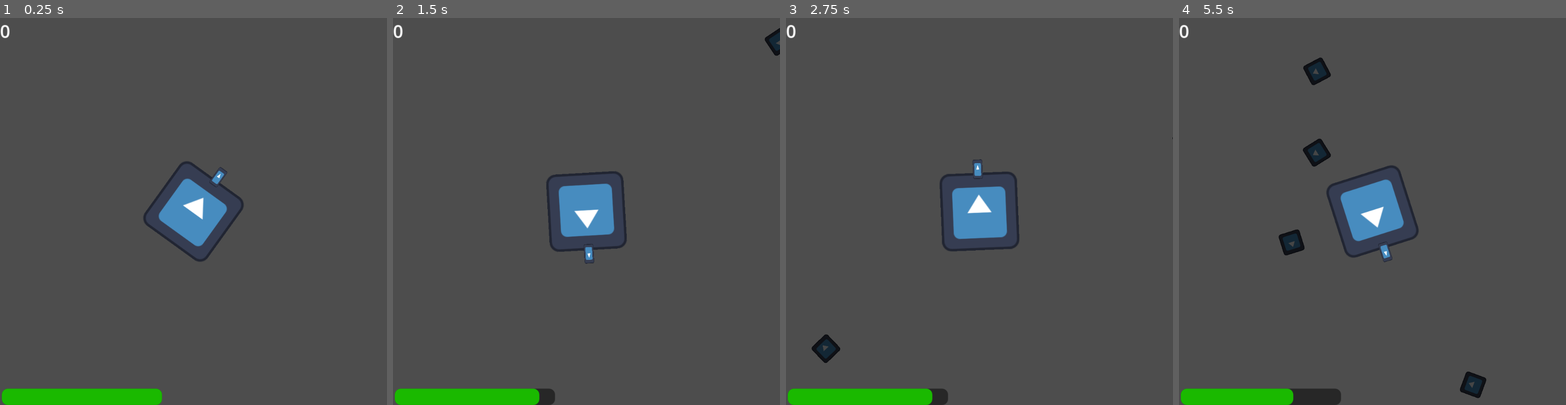
Above: before the commit, frames 1-4 (left to right).
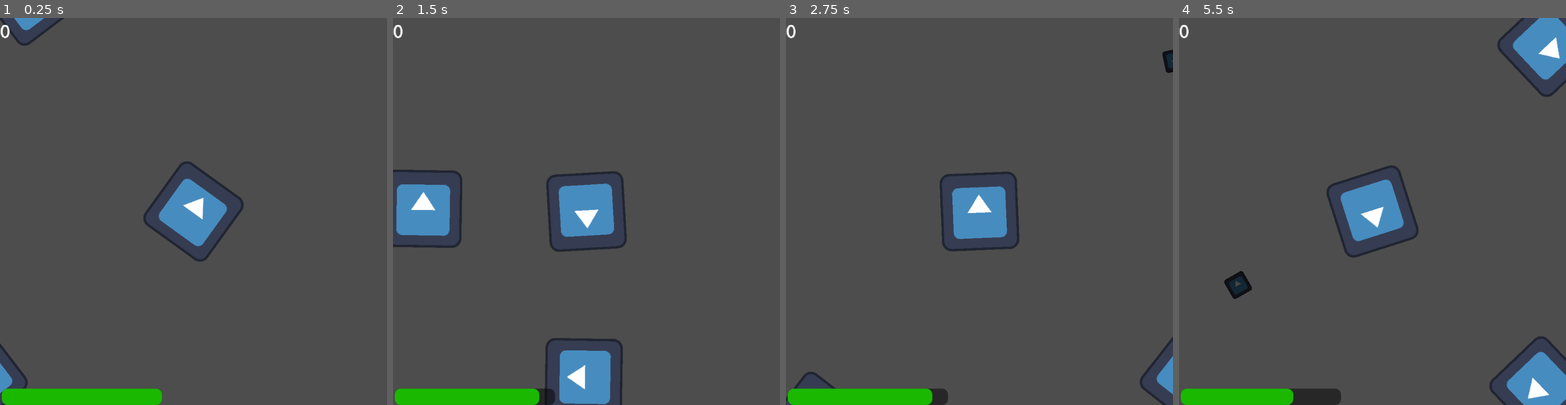
Above: after the commit, the same moments.

Repository: Wife-Haver/JuniperDevJam
Game: Godot game, scene res://Scenes/main.tscn
The game is run twice, just before and just after one commit, with the same random seed, the same clock (stepped at 60 frames per second) and the same inputs. The engine's default icon, where the game draws it, is replaced by a stand-in: a white triangle on a blue panel in a dark square.
Inputs:
- Up to frame 1 (0.25 s): no input
- Up to frame 2 (1.5 s): tap L (blah) at 0.6 s; tap Q (flip_spin) at 1.35 s
- Up to frame 3 (2.75 s): tap Space (shoot) at 2.1 s
- Up to frame 4 (5.5 s): tap L (blah) at 2.85, 5.1 s; hold Q (flip_spin) 3.53-4.28 s; tap Space (shoot) at 4.35 s

The runs differ from the first frame. In frame 1, 0.6% of the frame differs, in the area x 0-59%, y 0-100%; in frame 2, 4.6%; in frame 3, 1.1%; in frame 4, 5.2%, in the area x 0-100%, y 0-100%.

Commit message:
enemy ships setup
-enemy ships setup

Diff:
--- /dev/null
+++ b/Scenes/enemy_ship.tscn
@@ -0,0 +1,123 @@
+[gd_scene format=3 uid="uid://cw50bwyh58w3l"]
+
+[ext_resource type="Script" uid="uid://m3f1bgml30xd" path="res://Scripts/enemy_ship.gd" id="1_fqvla"]
+[ext_resource type="Texture2D" uid="uid://bf3o57s62bg5c" path="res://icon.svg" id="2_fqvla"]
+
+[sub_resource type="CircleShape2D" id="CircleShape2D_csf4i"]
+radius = 74.330345
+
+[sub_resource type="Animation" id="Animation_38hgn"]
+length = 0.001
+tracks/0/type = "bezier"
+tracks/0/imported = false
+tracks/0/enabled = true
+tracks/0/path = NodePath("Sprite2D:modulate:r")
+tracks/0/interp = 1
+tracks/0/loop_wrap = true
+tracks/0/keys = {
+"handle_modes": PackedInt32Array(0),
+"points": PackedFloat32Array(1, -0.1, 0, 0.1, 0),
+"times": PackedFloat32Array(0)
+}
+tracks/1/type = "bezier"
+tracks/1/imported = false
+tracks/1/enabled = true
+tracks/1/path = NodePath("Sprite2D:modulate:g")
+tracks/1/interp = 1
+tracks/1/loop_wrap = true
+tracks/1/keys = {
+"handle_modes": PackedInt32Array(0),
+"points": PackedFloat32Array(1, -0.1, 0, 0.1, 0),
+"times": PackedFloat32Array(0)
+}
+tracks/2/type = "bezier"
+tracks/2/imported = false
+tracks/2/enabled = true
+tracks/2/path = NodePath("Sprite2D:modulate:b")
+tracks/2/interp = 1
+tracks/2/loop_wrap = true
+tracks/2/keys = {
+"handle_modes": PackedInt32Array(0),
+"points": PackedFloat32Array(1, -0.1, 0, 0.1, 0),
+"times": PackedFloat32Array(0)
+}
+tracks/3/type = "bezier"
+tracks/3/imported = false
+tracks/3/enabled = true
+tracks/3/path = NodePath("Sprite2D:modulate:a")
+tracks/3/interp = 1
+tracks/3/loop_wrap = true
+tracks/3/keys = {
+"handle_modes": PackedInt32Array(0),
+"points": PackedFloat32Array(1, -0.1, 0, 0.1, 0),
+"times": PackedFloat32Array(0)
+}
+
+[sub_resource type="Animation" id="Animation_fqvla"]
+resource_name = "hit"
+length = 0.4
+tracks/0/type = "bezier"
+tracks/0/imported = false
+tracks/0/enabled = true
+tracks/0/path = NodePath("Sprite2D:modulate:r")
+tracks/0/interp = 1
+tracks/0/loop_wrap = true
+tracks/0/keys = {
+"handle_modes": PackedInt32Array(0, 2, 0),
+"points": PackedFloat32Array(1, -0.1, 0, 0.1, 0, 1, -0.033333335, 0, 0, 0, 1, -0.1, 0, 0.1, 0),
+"times": PackedFloat32Array(0, 0.2, 0.4)
+}
+tracks/1/type = "bezier"
+tracks/1/imported = false
+tracks/1/enabled = true
+tracks/1/path = NodePath("Sprite2D:modulate:g")
+tracks/1/interp = 1
+tracks/1/loop_wrap = true
+tracks/1/keys = {
+"handle_modes": PackedInt32Array(0, 2, 0),
+"points": PackedFloat32Array(1, -0.1, 0, 0.1, 0, 0, -0.033333335, 0.16666667, 0, 0, 1, -0.1, 0, 0.1, 0),
+"times": PackedFloat32Array(0, 0.2, 0.4)
+}
+tracks/2/type = "bezier"
+tracks/2/imported = false
+tracks/2/enabled = true
+tracks/2/path = NodePath("Sprite2D:modulate:b")
+tracks/2/interp = 1
+tracks/2/loop_wrap = true
+tracks/2/keys = {
+"handle_modes": PackedInt32Array(0, 2, 0),
+"points": PackedFloat32Array(1, -0.1, 0, 0.1, 0, 0, -0.033333335, 0.16666667, 0, 0, 1, -0.1, 0, 0.1, 0),
+"times": PackedFloat32Array(0, 0.2, 0.4)
+}
+tracks/3/type = "bezier"
+tracks/3/imported = false
+tracks/3/enabled = true
+tracks/3/path = NodePath("Sprite2D:modulate:a")
+tracks/3/interp = 1
+tracks/3/loop_wrap = true
+tracks/3/keys = {
+"handle_modes": PackedInt32Array(0, 2, 0),
+"points": PackedFloat32Array(1, -0.1, 0, 0.1, 0, 1, -0.033333335, 0, 0, 0, 1, -0.1, 0, 0.1, 0),
+"times": PackedFloat32Array(0, 0.2, 0.4)
+}
+
+[sub_resource type="AnimationLibrary" id="AnimationLibrary_38hgn"]
+_data = {
+&"RESET": SubResource("Animation_38hgn"),
+&"hit": SubResource("Animation_fqvla")
+}
+
+[node name="EnemyShip" type="Area2D" unique_id=120402884 node_paths=PackedStringArray("animation_player")]
+collision_layer = 8
+collision_mask = 2
+script = ExtResource("1_fqvla")
+animation_player = NodePath("AnimationPlayer")
+
+[node name="Sprite2D" type="Sprite2D" parent="." unique_id=1129630495]
+texture = ExtResource("2_fqvla")
+
+[node name="CollisionShape2D" type="CollisionShape2D" parent="." unique_id=1553780021]
+shape = SubResource("CircleShape2D_csf4i")
+
+[node name="AnimationPlayer" type="AnimationPlayer" parent="." unique_id=913587243]
+libraries/ = SubResource("AnimationLibrary_38hgn")
--- a/Scenes/main.tscn
+++ b/Scenes/main.tscn
@@ -3,13 +3,21 @@
 [ext_resource type="Script" uid="uid://c28yum4c5v4ig" path="res://Scripts/MainGameScene/main.gd" id="1_8gbba"]
 [ext_resource type="Script" uid="uid://c6b3m7mmlplaj" path="res://Scripts/MainGameScene/asteroid_spawner.gd" id="1_bo1nx"]
 [ext_resource type="PackedScene" uid="uid://bgpj1j7vpry5s" path="res://Scenes/player.tscn" id="1_jjgbg"]
+[ext_resource type="Script" uid="uid://c8ggaexc1iq50" path="res://Scripts/enemy_ship_spawner.gd" id="3_21xkr"]
 [ext_resource type="PackedScene" uid="uid://bvsy4p2ugn5ha" path="res://Scenes/ui.tscn" id="4_jjvhh"]
+[ext_resource type="PackedScene" uid="uid://cw50bwyh58w3l" path="res://Scenes/enemy_ship.tscn" id="5_kry3j"]
 
 [sub_resource type="Curve2D" id="Curve2D_jjgbg"]
 _data = {
 "points": PackedVector2Array(0, 0, 0, 0, -34, -34, 0, 0, 0, 0, 689, -27, 0, 0, 0, 0, 688, 661, 0, 0, 0, 0, -32, 660, 0, 0, 0, 0, -34, -34)
 }
 point_count = 5
+
+[sub_resource type="Curve2D" id="Curve2D_jjvhh"]
+_data = {
+"points": PackedVector2Array(0, 0, 0, 0, 50, -108, 0, 0, 0, 0, 50, 753, 0, 0, 0, 0, 596, 756, 0, 0, 0, 0, 603, -105, 0, 0, 0, 0, 51, -105, 0, 0, 0, 0, 50, -108)
+}
+point_count = 6
 
 [node name="Main" type="Node2D" unique_id=2091276514]
 script = ExtResource("1_8gbba")
@@ -18,24 +26,59 @@
 
 [node name="AsteroidSpawner" type="Node" parent="Scripts" unique_id=833771969 node_paths=PackedStringArray("spawner_pos")]
 script = ExtResource("1_bo1nx")
-spawner_pos = NodePath("../../SpawnerPath/SpawnerPos")
+spawner_pos = NodePath("../../Paths/AsteroidPath/AsteroidPos")
 
 [node name="SpawnTimer" type="Timer" parent="Scripts/AsteroidSpawner" unique_id=466107144]
+wait_time = 2.0
 autostart = true
+
+[node name="EnemyShipSpawner" type="Node" parent="Scripts" unique_id=1583410076 node_paths=PackedStringArray("enemy_ship_1", "path_pos_1", "enemy_ship_2", "path_pos_2")]
+script = ExtResource("3_21xkr")
+enemy_ship_1 = NodePath("../../Paths/EnemyShipPath1/Pos/Ship1")
+path_pos_1 = NodePath("../../Paths/EnemyShipPath1/Pos")
+enemy_ship_2 = NodePath("../../Paths/EnemyShipPath2/Pos/Ship2")
+path_pos_2 = NodePath("../../Paths/EnemyShipPath2/Pos")
 
 [node name="Player" parent="." unique_id=1870216369 instance=ExtResource("1_jjgbg")]
 position = Vector2(320, 320)
-
-[node name="SpawnerPath" type="Path2D" parent="." unique_id=1154844031]
-position = Vector2(0, 7)
-curve = SubResource("Curve2D_jjgbg")
-
-[node name="SpawnerPos" type="PathFollow2D" parent="SpawnerPath" unique_id=1114359231]
-position = Vector2(-34, -34)
-rotation = 0.009681579
 
 [node name="CanvasLayer" type="CanvasLayer" parent="." unique_id=1044283163]
 
 [node name="UI" parent="CanvasLayer" unique_id=419821999 instance=ExtResource("4_jjvhh")]
 
+[node name="Paths" type="Node2D" parent="." unique_id=1288393525]
+
+[node name="AsteroidPath" type="Path2D" parent="Paths" unique_id=1154844031]
+visible = false
+position = Vector2(0, 7)
+curve = SubResource("Curve2D_jjgbg")
+
+[node name="AsteroidPos" type="PathFollow2D" parent="Paths/AsteroidPath" unique_id=1114359231]
+position = Vector2(-34, -34)
+rotation = 0.009681579
+
+[node name="EnemyShipPath1" type="Path2D" parent="Paths" unique_id=1745751599]
+curve = SubResource("Curve2D_jjvhh")
+
+[node name="Pos" type="PathFollow2D" parent="Paths/EnemyShipPath1" unique_id=1076986840]
+position = Vector2(50, -108)
+rotation = 1.5651467
+rotates = false
+
+[node name="Ship1" parent="Paths/EnemyShipPath1/Pos" unique_id=943472137 node_paths=PackedStringArray("player") instance=ExtResource("5_kry3j")]
+player = NodePath("../../../../Player")
+
+[node name="EnemyShipPath2" type="Path2D" parent="Paths" unique_id=482328991]
+position = Vector2(0, 644)
+rotation = -1.5707964
+curve = SubResource("Curve2D_jjvhh")
+
+[node name="Pos" type="PathFollow2D" parent="Paths/EnemyShipPath2" unique_id=416755538]
+position = Vector2(50, -108)
+rotation = 1.5651467
+rotates = false
+
+[node name="Ship2" parent="Paths/EnemyShipPath2/Pos" unique_id=120402884 node_paths=PackedStringArray("player") instance=ExtResource("5_kry3j")]
+player = NodePath("../../../../Player")
+
 [connection signal="timeout" from="Scripts/AsteroidSpawner/SpawnTimer" to="Scripts/AsteroidSpawner" method="_on_timeout"]
--- a/Scenes/player.tscn
+++ b/Scenes/player.tscn
@@ -33,10 +33,11 @@
 position = Vector2(0, -60)
 
 [node name="Sprite2D" type="Sprite2D" parent="Gun" unique_id=542659035]
-position = Vector2(0, -10)
+visible = false
+position = Vector2(0, 15)
 scale = Vector2(0.125, 0.2500001)
 texture = ExtResource("1_v0iea")
 
 [node name="GunBarrel" type="Marker2D" parent="Gun/Sprite2D" unique_id=992768062]
-position = Vector2(0, -71.99998)
+position = Vector2(0, 23.999992)
 gizmo_extents = 50.0
--- a/Scripts/asteroid.gd
+++ b/Scripts/asteroid.gd
@@ -17,6 +17,10 @@
 func _hit_player():
 	PlayerManager.hurt_player(_dmg_amt)
 
+func hit():
+	ScoreManager.increase_score(score_value)
+	queue_free()
+
 func _on_player_entered(body:Node2D):
 	if body is Player:
 		_hit_player()
--- a/Scripts/bullet.gd
+++ b/Scripts/bullet.gd
@@ -22,9 +22,9 @@
 	_handle_hit(area)
 
 func _handle_hit(target: Node2D) -> void:
-	if target is Asteroid:
-		ScoreManager.increase_score(target.score_value)
-		target.queue_free()
+	if target.has_method("hit"):
+		target.hit()
+
 
 	queue_free()
 
--- /dev/null
+++ b/Scripts/enemy_ship.gd
@@ -0,0 +1,18 @@
+class_name EnemyShip
+extends Area2D
+
+@export var player:Player
+@export var animation_player: AnimationPlayer
+
+var score_value:int = 50
+var hp:int = 3
+
+func hit():
+	if hp <= 0:
+		return
+	else:
+		hp -= 1
+		animation_player.play("hit")
+
+func _process(delta):
+	look_at(player.position)
--- /dev/null
+++ b/Scripts/enemy_ship_spawner.gd
@@ -0,0 +1,26 @@
+#enemy ship spawner
+extends Node
+
+@export var enemy_ship_1: EnemyShip
+@export var path_pos_1: PathFollow2D
+
+@export var enemy_ship_2:EnemyShip
+@export var path_pos_2:PathFollow2D
+
+var move_speed:float = 0.1
+
+var ship1_is_active:bool = false
+var ship2_is_active:bool = false
+
+func _ready():
+	ship1_is_active = true
+	ship2_is_active = true
+
+func _process(delta):
+	if ship1_is_active:
+		move_ship(delta,path_pos_1)
+	if ship2_is_active:
+		move_ship(delta,path_pos_2)
+
+func move_ship(dt:float,path:PathFollow2D):
+	path.progress_ratio += move_speed * dt
--- a/project.godot
+++ b/project.godot
@@ -28,6 +28,7 @@
 window/size/window_width_override=864
 window/size/window_height_override=864
 window/stretch/mode="canvas_items"
+window/canvas_textures/default_texture_filter=0
 
 [input]
 
@@ -61,6 +62,7 @@
 
 [rendering]
 
+textures/canvas_textures/default_texture_filter=0
 rendering_device/driver.windows="d3d12"
 renderer/rendering_method="gl_compatibility"
 renderer/rendering_method.mobile="gl_compatibility"
Binary file added: Assets/ship_0009.png
Not shown, added: Assets/ship_0009.png.import
Binary file added: Assets/ship_0013.png
Not shown, added: Assets/ship_0013.png.import
Not shown, added: Scripts/enemy_ship.gd.uid
Not shown, added: Scripts/enemy_ship_spawner.gd.uid
